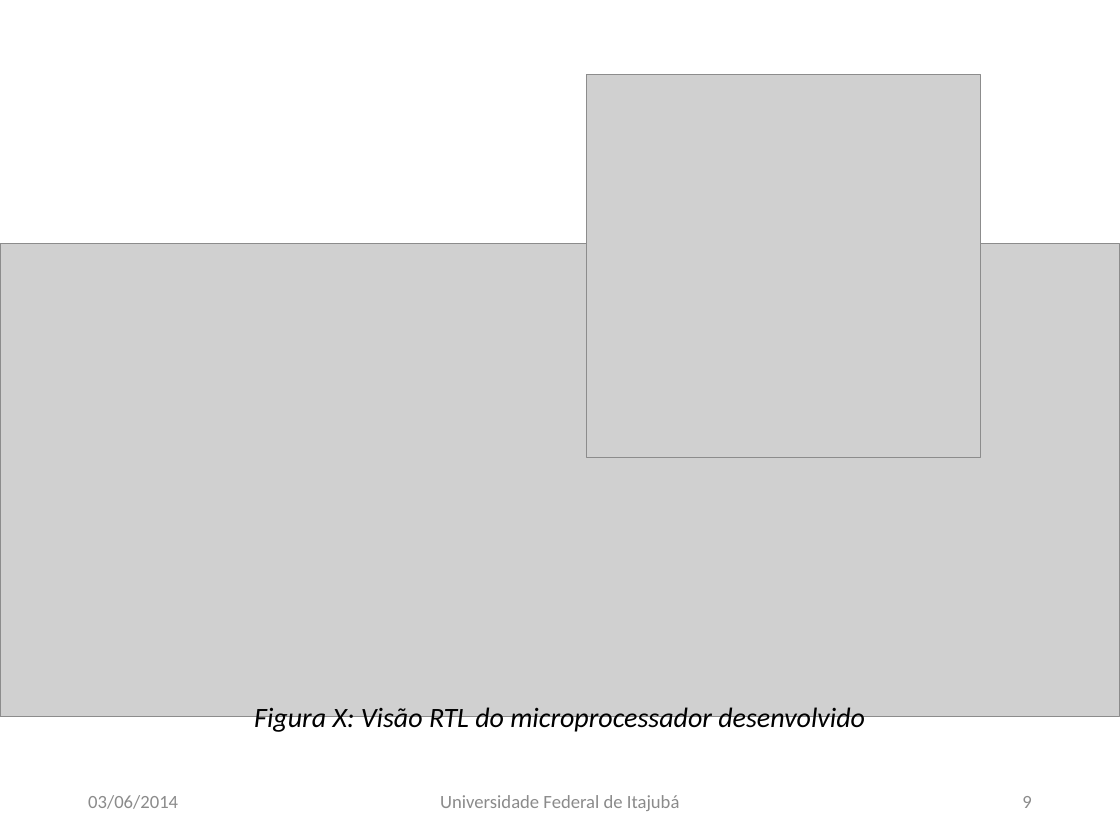
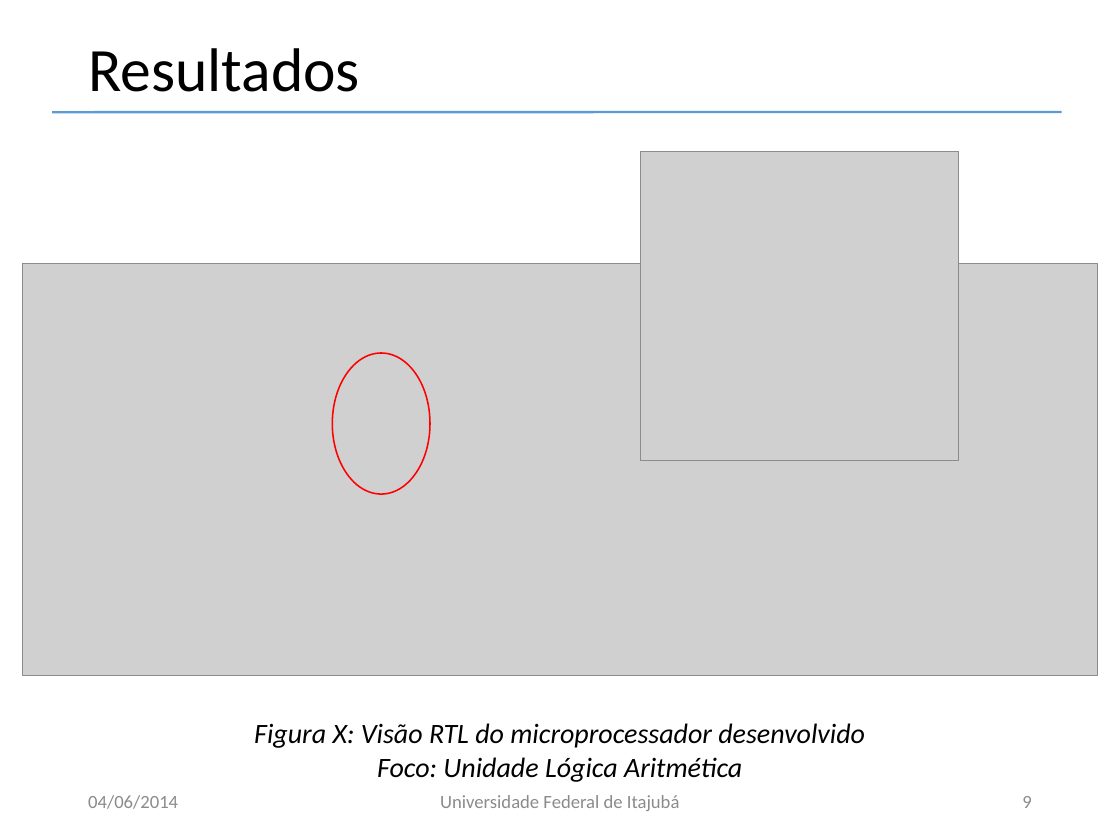
Before and after one commit to macaufreitas/micro-risc, a slide deck: slide 9 of Apresentacao/Apresentacao.pptx. Drawn at 1120x840 pixels with LibreOffice and Linux fonts; fonts in the diff are those of the drawing; grey boxes stand for pictures; background and template pictures are left out. Boxes give left, top, right and bottom in pixels: in the first picture for what was removed or moved away, otherwise in the second. Text is boxed around its words. In the diff, an @@ line names an element or a change of style, - is before the commit and + after.

```diff
--- a/Apresentacao/Apresentacao.pptx
+++ b/Apresentacao/Apresentacao.pptx
@@ title added at [88, 48, 360, 92], 39.6 pt, text #000000 @@
+Resultados
@@ line added from (53, 112) to (1062, 112), #5B9BD5 1.5 pt @@
@@ picture: place and size @@
-picture at [587, 75, 980, 458]
+picture at [641, 151, 959, 460]
@@ picture: place and size @@
-picture at [0, 243, 1120, 716]
+picture at [22, 263, 1098, 675]
@@ ellipse added at [333, 353, 430, 494], outline #FF0000 1 pt @@
@@ text "Figura X: Visão RTL do ...": place and size @@
-text "Figura X: Visão RTL do ..." at [254, 707, 865, 734]
+text "Figura X: Visão RTL do ..." at [254, 723, 865, 782]
@@ text at [377, 757, 742, 782]: paragraph added @@
+Foco: Unidade Lógica Aritmética
@@ text at [88, 795, 178, 809]: text changed @@
-03/06/2014
+04/06/2014
```
Also in this commit, not shown: 25 other slides changed.
